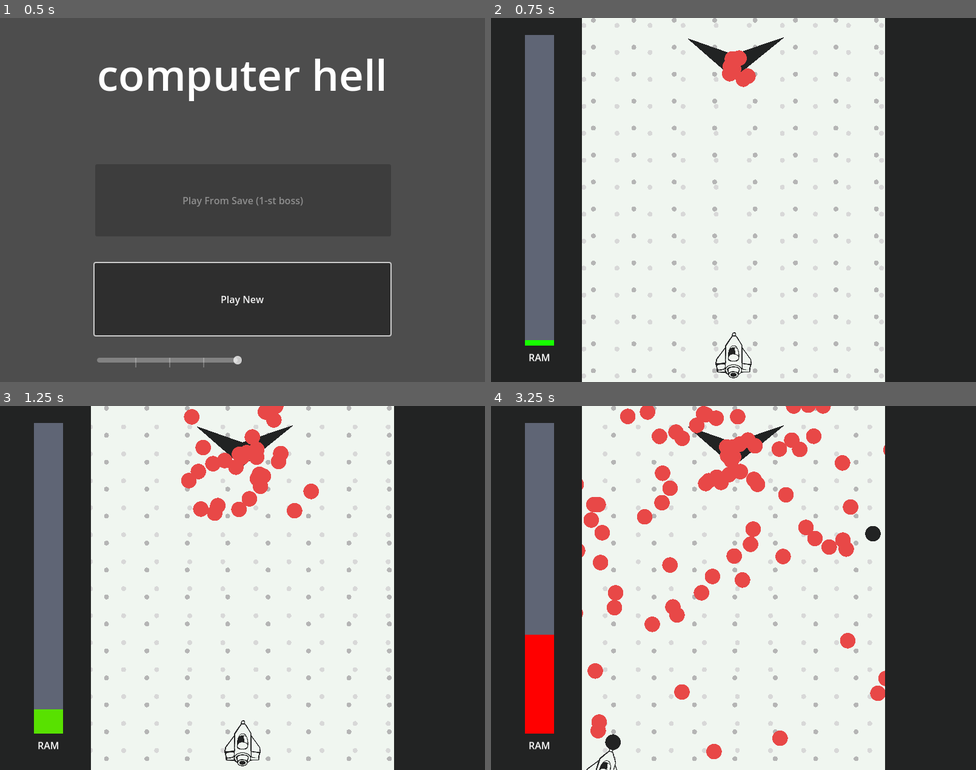
Above: before the commit, frames 1-4 (two rows, left to right).
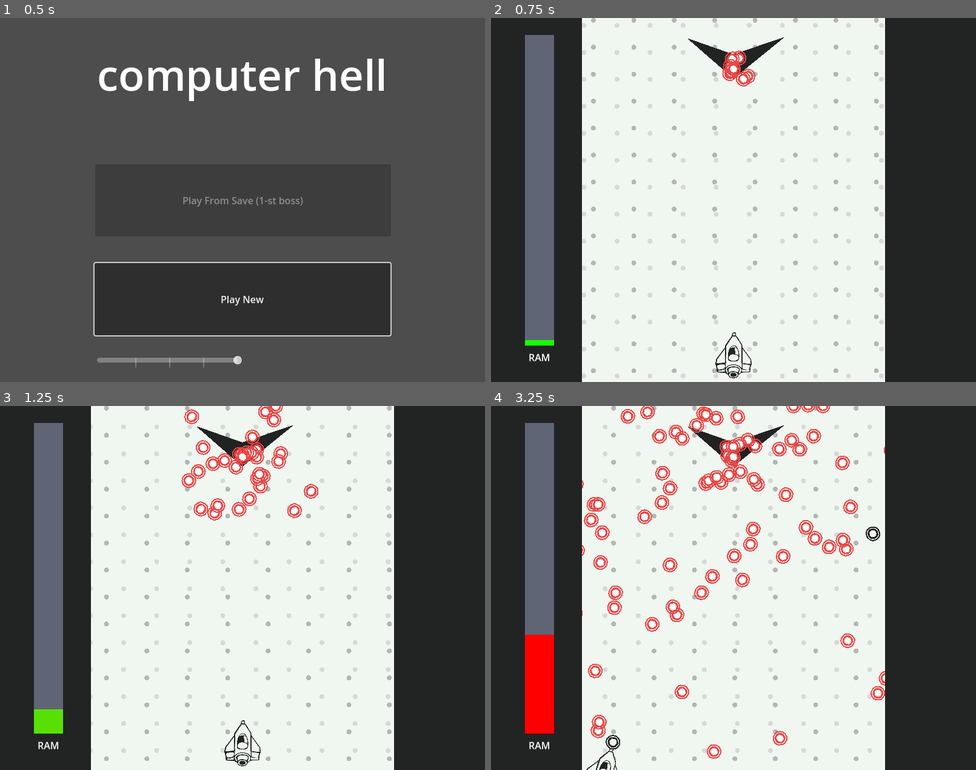
Above: after the commit, the same moments.

Repository: RainMa22/BulletHell
Game: Godot game, scene res://Scenes/Title.tscn
The game is run twice, just before and just after one commit, with the same random seed, the same clock (stepped at 60 frames per second) and the same inputs.
Inputs:
- Up to frame 1 (0.5 s): no input
- Up to frame 2 (0.75 s): click "Play New" at 0.5 s
- Up to frame 3 (1.25 s): no input
- Up to frame 4 (3.25 s): hold D (Right) 1.28-2.03 s; hold Z (Shoot) 1.28-2.03 s; hold S (Down) 2.03-2.78 s; tap Z (Shoot) at 2.1 s; hold D (Right) from 2.78 s (still down); hold Z (Shoot) from 2.78 s (still down)

Frame 1 is identical in both runs. In frame 2, 0.2% of the frame differs, in the area x 47-55%, y 8-19%; in frame 3, 1.1%; in frame 4, 3.0%, in the area x 18-82%, y 0-97%.

Commit message:
Doodle bullet rim, radius, and cleanup

Diff:
--- a/src/bullet/BulletStyleManager.gd
+++ b/src/bullet/BulletStyleManager.gd
@@ -26,10 +26,10 @@
 	outline_node.material = styleMaterial
 	styleMaterial.set_shader(DOODLE)
 	styleMaterial.set_shader_parameter("body_color", get_body_color())
+	styleMaterial.set_shader_parameter("rim_color", get_outline_color())
 	styleMaterial.set_shader_parameter("outline_color", get_outline_color())
-	styleMaterial.set_shader_parameter("exterior_rim_color", get_outline_color())
 	styleMaterial.set_shader_parameter("ID", Global.current_time)
-	styleMaterial.set_shader_parameter("changes_per_second", 5)
+	styleMaterial.set_shader_parameter("change_frequency", 5)
 
 func default_style() -> void:
 	body_node.visible = true;
--- a/src/bullet/DoodleBullet.gdshader
+++ b/src/bullet/DoodleBullet.gdshader
@@ -13,11 +13,12 @@
 uniform float ID = 1.;
 
 // RADIUS
-uniform float body_radius_percentage = 0.1;
+uniform float body_radius_percentage = 0.15;
 uniform float rim_radius_percentage = 0.3;
 uniform float outline_extrusion_percentage = 0.05;
-uniform float outline_radius_percentage = 0.05;
+uniform float outline_radius_percentage = 0.08;
 
+// MATHEMATIQUES
 // RANDOM GENERATOR
 float rand(float x){
 	return fract(sin(dot(x,0.1))*43758.5453);
@@ -55,37 +56,29 @@
 	float radius = sqrt(x*x + y*y);
 	float theta = (atan(y,x));
 
+	// Variation calculations
 	float alpha = 1.0;
-	float variant_num = floor(TIME*changes_per_second + ID);
-
-	float interior_outline_noise = noise(variant_num*7.)/20.;
-
-	float body = outline_inner_percentage + interior_outline_noise;
-
-	float exterior_outline_noise = noise(variant_num*13.)/40.;
-	float outline_size = outline_outer_percentage + exterior_outline_noise;
+	float variant_num = floor(TIME * change_frequency + ID);
 
 	float offset = (noise(sin(theta*2.)*TAU-variant_num*7.))/10.;
 	float offset2 = (noise(sin(theta*1.5)*TAU-variant_num*13.))/16.;
 
-	float min_outline_rim_radius = outline_size + exterior_rim_extrusion_percentage + offset2;
-	float max_outline_rim_radius = outline_size + exterior_rim_extrusion_percentage + exterior_rim_width_percentage + offset2;
 
-	// Radius less than body range
-	if(radius < body + offset){
+
+	// UV Percentages
+	float max_body = body_radius_percentage + noise(variant_num*7.)/20. + offset;
+	float max_rim = rim_radius_percentage + noise(variant_num*13.)/40. + offset2;
+
+	float min_outline = max_rim + outline_extrusion_percentage;
+	float max_outline = max_rim + outline_extrusion_percentage + outline_radius_percentage;
+
+	if(radius < max_body) { // BODY
 		COLOR = body_color;
-	} else if (radius < outline_size + offset2){ // Radius less than outline range
-		//alpha = 1.0;
+	} else if (radius < max_rim) { // RIM
+		COLOR = rim_color;
+	} else if (radius < max_outline && radius > min_outline) { // OUTLINE
 		COLOR = outline_color;
-	} else if (radius < max_outline_rim_radius && radius > min_outline_rim_radius) {
-		COLOR = exterior_rim_color;
-	} else {
+	} else { // TRANSPARENCY
 		COLOR = vec4(0.);
 	}
-	//COLOR = vec4(UV, 1, 1);
 }
-
-//void light() {
-	// Called for every pixel for every light affecting the CanvasItem.
-	// Uncomment to replace the default light processing function with this one.
-//}
--- a/src/bullet/DoodlePreview.tscn
+++ b/src/bullet/DoodlePreview.tscn
@@ -6,6 +6,15 @@
 
 [sub_resource type="ShaderMaterial" id="ShaderMaterial_mtff5"]
 shader = ExtResource("2_r6mdi")
+shader_parameter/body_color = Vector4(1, 1, 1, 1)
+shader_parameter/rim_color = Vector4(0, 0, 0, 1)
+shader_parameter/outline_color = Vector4(0, 0, 0, 1)
+shader_parameter/change_frequency = 1.0
+shader_parameter/ID = 1.0
+shader_parameter/body_radius_percentage = 0.1
+shader_parameter/rim_radius_percentage = 0.3
+shader_parameter/outline_extrusion_percentage = 0.05
+shader_parameter/outline_radius_percentage = 0.05
 
 [sub_resource type="CircleShape2D" id="CircleShape2D_qvb2s"]
 radius = 8.15
